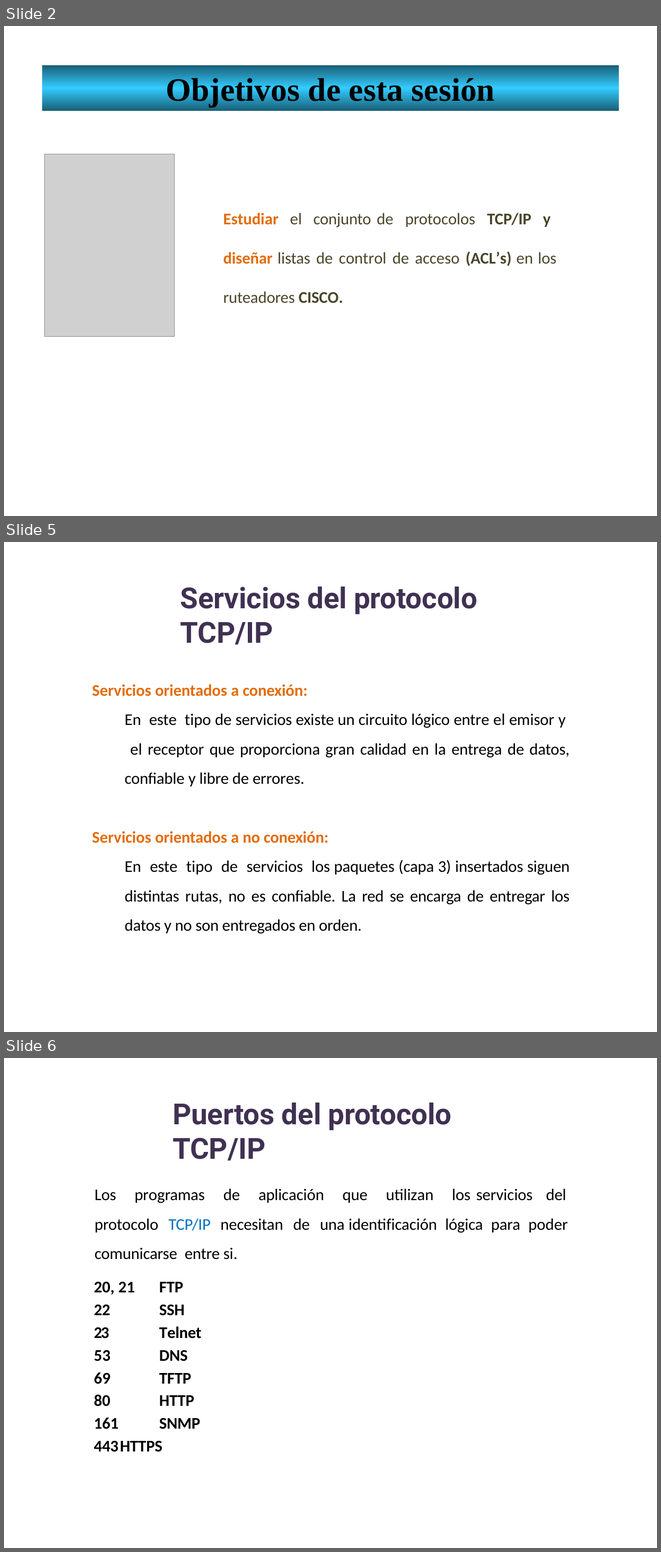
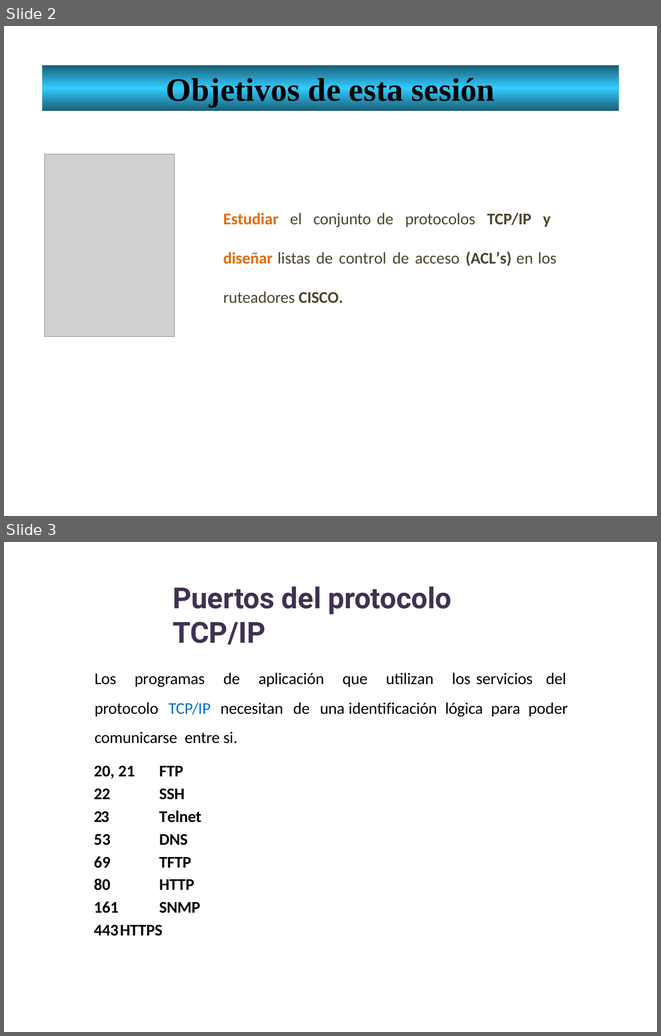
Before and after one commit to lizetheP/Seguridad, a slide deck: Calendario/Presentaciones/8_1_ACLs.pptx. Shown one above the other, each under a label of ours: slides 2, 5 and 6 before the commit, slides 2 and 3 after it; the slides between them are not shown. The pictures are 661x1552 and 661x1036 pixels, drawn with LibreOffice and Linux fonts; fonts in the diff are those of the drawing; grey boxes stand for pictures. Boxes give left, top, right and bottom in pixels: in the first picture for what was removed or moved away, otherwise in the second. Text is boxed around its words. In the diff, an @@ line names an element or a change of style, - is before the commit and + after.

```diff
--- a/Calendario/Presentaciones/8_1_ACLs.pptx
+++ b/Calendario/Presentaciones/8_1_ACLs.pptx
@@ slide 5 removed at [4,542,657,1032], background #FFFFFF @@
@@ text removed at [180,587,477,645] @@
-Servicios del protocolo TCP/IP
@@ text removed at [92,684,570,934] @@
-Servicios orientados a conexión:
-  En este tipo de servicios existe un circuito lógico entre el emisor y el receptor que proporciona gran calidad en la entrega de datos, confiable y libre de errores.
-Servicios orientados a no conexión:
-  En este tipo de servicios los paquetes (capa 3) insertados siguen distintas rutas, no es confiable. La red se encarga de entregar los datos y no son entregados en orden.
@@ what was slide 6 is now slide 3 @@
```
Also in this commit, not shown: 3 other slides removed, 59 other files.
